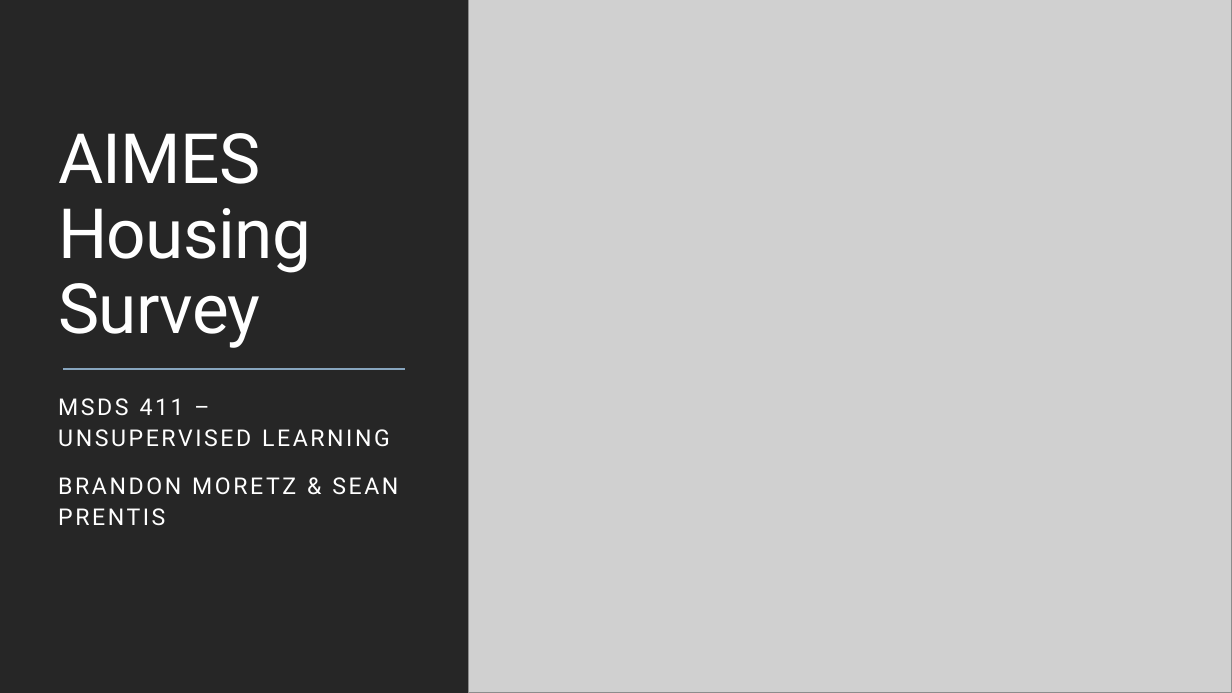
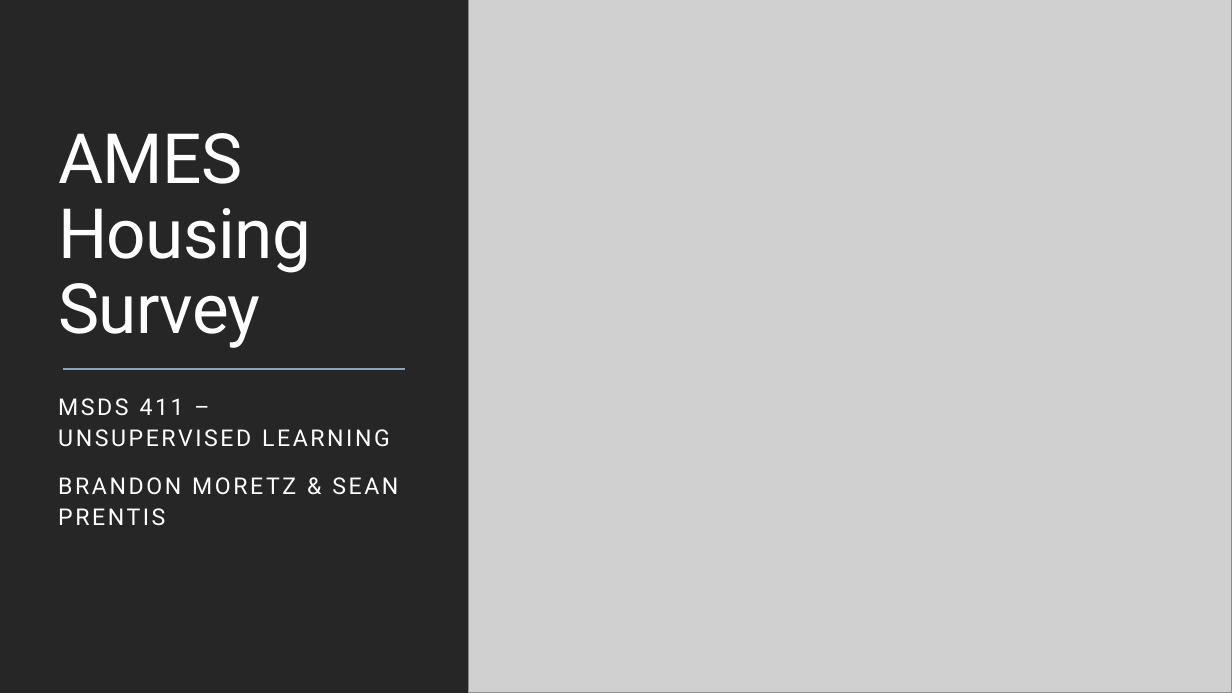
Before and after one commit to anhnguyendepocen/MSDS-Unsupervised-Learning, a slide deck: slide 1 of Project/UL Project.pptx. Drawn at 1232x693 pixels with LibreOffice and Linux fonts; fonts in the diff are those of the drawing; grey boxes stand for pictures. Boxes give left, top, right and bottom in pixels: in the first picture for what was removed or moved away, otherwise in the second. Text is boxed around its words. In the diff, an @@ line names an element or a change of style, - is before the commit and + after.

```diff
--- a/Project/UL Project.pptx
+++ b/Project/UL Project.pptx
@@ title at (58,133,311,348): text changed @@
-AIMES Housing Survey
+AMES Housing Survey
```
Also in this commit, not shown: 1 other slide changed, 1 other file.
